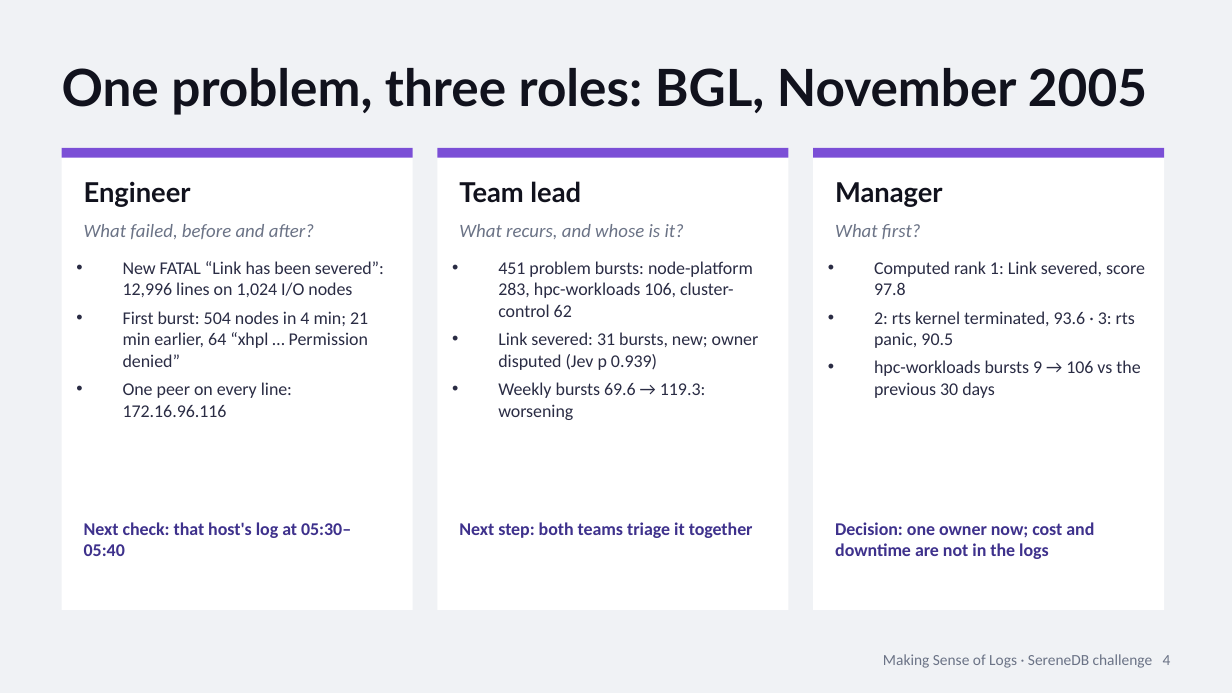
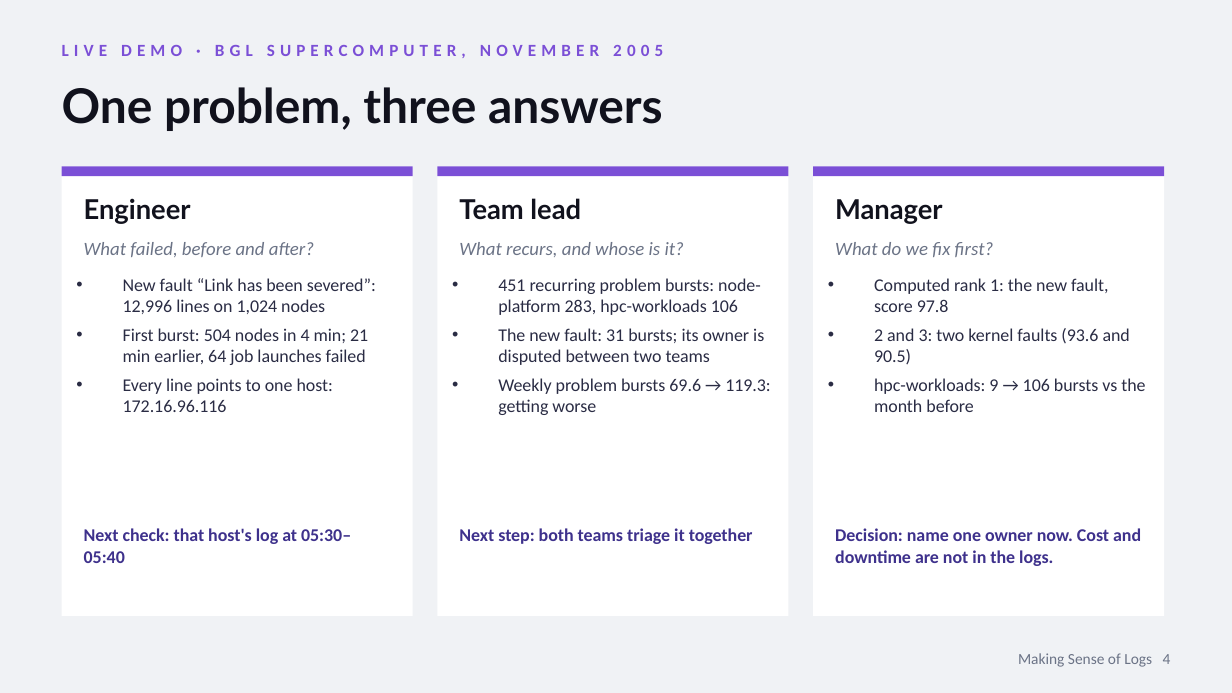
Before and after one commit to aircode610/making-sense-of-logs-schubki-ai-hackathon, a slide deck: slide 4 of docs/slides/making-sense-of-logs.pptx. Drawn at 1232x693 pixels with LibreOffice and Linux fonts; fonts in the diff are those of the drawing. Boxes give left, top, right and bottom in pixels: in the first picture for what was removed or moved away, otherwise in the second. Text is boxed around its words. In the diff, an @@ line names an element or a change of style, - is before the commit and + after.

```diff
--- a/docs/slides/making-sense-of-logs.pptx
+++ b/docs/slides/making-sense-of-logs.pptx
@@ text added at (x1=62, y1=45, x2=663, y2=58), 10 pt, text #7B4FD6, bold @@
+LIVE DEMO · BGL SUPERCOMPUTER, NOVEMBER 2005
@@ text at (x1=62, y1=87, x2=663, y2=131): text changed; size 30 to 28 pt @@
-One problem, three roles: BGL, November 2005
+One problem, three answers
@@ rectangle resized from (x1=62, y1=148, x2=413, y2=610) to (x1=62, y1=166, x2=413, y2=616) @@
@@ rectangle resized from (x1=437, y1=148, x2=788, y2=610) to (x1=437, y1=166, x2=788, y2=616) @@
@@ rectangle resized from (x1=813, y1=148, x2=1164, y2=610) to (x1=813, y1=166, x2=1164, y2=616) @@
@@ 3 rectangles moved together from (x1=62, y1=148, x2=1164, y2=158) to (x1=62, y1=166, x2=1164, y2=176) @@
@@ 5 texts moved together from (x1=84, y1=181, x2=942, y2=239) to (x1=84, y1=198, x2=942, y2=257) @@
@@ text at (x1=835, y1=242, x2=994, y2=257): text changed @@
-What first?
+What do we fix first?
@@ text at (x1=123, y1=278, x2=376, y2=412): text changed @@
-• New FATAL “Link has been severed”: 12,996 lines on 1,024 I/O nodes
-• First burst: 504 nodes in 4 min; 21 min earlier, 64 “xhpl … Permission denied”
-• One peer on every line: 172.16.96.116
+• New fault “Link has been severed”: 12,996 lines on 1,024 nodes
+• First burst: 504 nodes in 4 min; 21 min earlier, 64 job launches failed
+• Every line points to one host: 172.16.96.116
@@ text at (x1=498, y1=278, x2=770, y2=415): text changed @@
-• 451 problem bursts: node-platform 283, hpc-workloads 106, cluster-control 62
-• Link severed: 31 bursts, new; owner disputed (Jev p 0.939)
-• Weekly bursts 69.6 → 119.3: worsening
+• 451 recurring problem bursts: node-platform 283, hpc-workloads 106
+• The new fault: 31 bursts; its owner is disputed between two teams
+• Weekly problem bursts 69.6 → 119.3: getting worse
@@ text at (x1=874, y1=278, x2=1145, y2=412): text changed @@
-• Computed rank 1: Link severed, score 97.8
-• 2: rts kernel terminated, 93.6 · 3: rts panic, 90.5
-• hpc-workloads bursts 9 → 106 vs the previous 30 days
+• Computed rank 1: the new fault, score 97.8
+• 2 and 3: two kernel faults (93.6 and 90.5)
+• hpc-workloads: 9 → 106 bursts vs the month before
@@ text "Next check: that host's log ..." moved from (x1=84, y1=522, x2=351, y2=556) to (x1=84, y1=528, x2=351, y2=563) @@
@@ text "Next step: both teams triage ..." moved from (x1=459, y1=522, x2=753, y2=538) to (x1=459, y1=528, x2=753, y2=544) @@
@@ text at (x1=835, y1=528, x2=1141, y2=566): text changed @@
-Decision: one owner now; cost and downtime are not in the logs
+Decision: name one owner now. Cost and downtime are not in the logs.
@@ text at (x1=1018, y1=653, x2=1171, y2=667): text changed @@
-Making Sense of Logs · SereneDB challenge 4
+Making Sense of Logs 4
```
Also in this commit, not shown: 3 other slides changed, 10 slides added, 4 slides removed, 2 other files.
